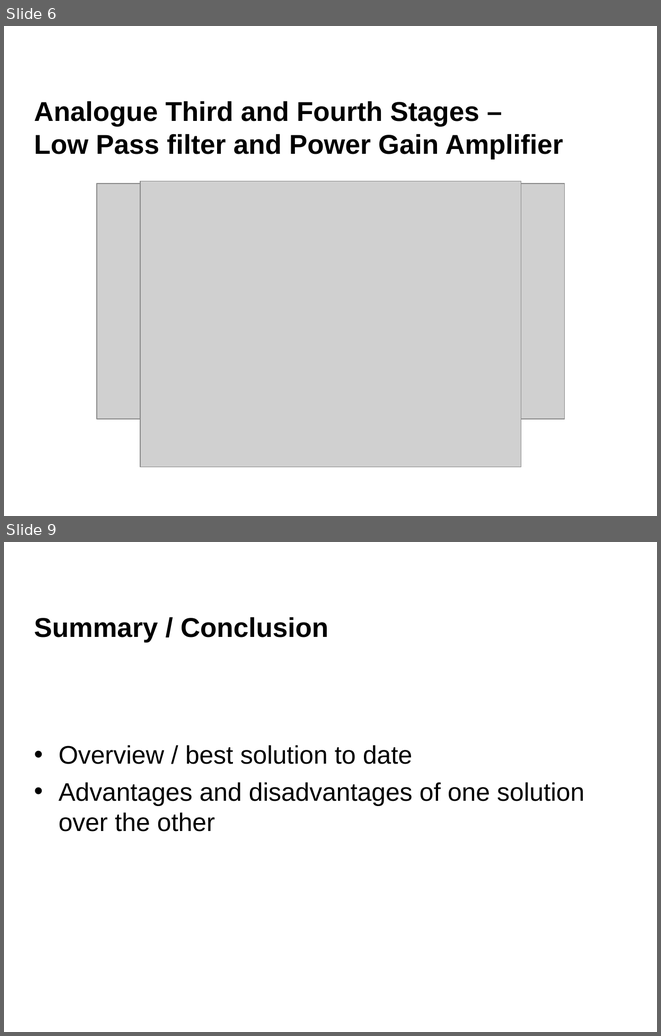
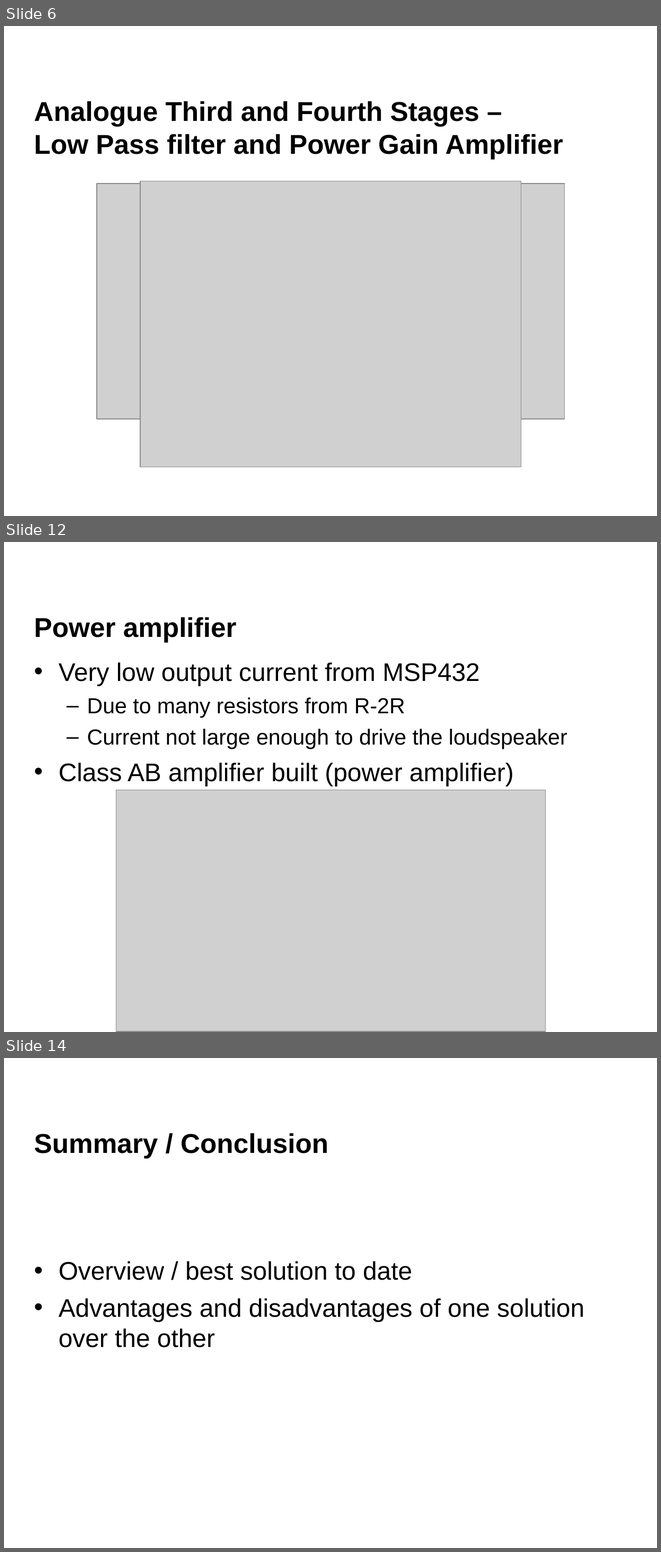
Before and after one commit to danielsaul/audio-descrambler-scenario, a slide deck: powerpoint /presentationfinal.ppt. Shown one above the other, each under a label of ours: slides 6 and 9 before the commit, slides 6, 12 and 14 after it; the slides between them are not shown. The pictures are 661x1036 and 661x1552 pixels, drawn with LibreOffice and Linux fonts; fonts in the diff are those of the drawing; grey boxes stand for pictures; background and template pictures are left out. Boxes give left, top, right and bottom in pixels: in the first picture for what was removed or moved away, otherwise in the second. Text is boxed around its words. In the diff, an @@ line names an element or a change of style, - is before the commit and + after.

```diff
--- a/powerpoint /presentationfinal.ppt
+++ b/powerpoint /presentationfinal.ppt
@@ slide 12 added at <box>4,542,657,1032</box>, background #FFFFFF @@
@@ title added at <box>34,617,237,642</box>, 30 pt, text #000000, bold @@
+Power amplifier
@@ text added at <box>59,662,567,786</box>, 24 pt, text #000000 @@
+• Very low output current from MSP432
+  – Due to many resistors from R-2R
+  – Current not large enough to drive the loudspeaker
+• Class AB amplifier built (power amplifier)
@@ picture added at <box>116,790,546,1031</box> @@
@@ what was slide 9 is now slide 14 @@
```
Also in this commit, not shown: 1 slide changed, 5 other slides added, 1 slide removed, 3 other files.
